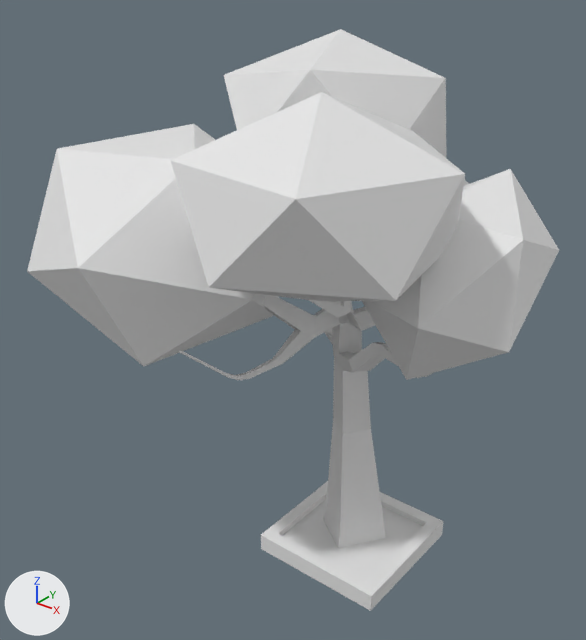
The glTF model Árvore.glb as it was, and as the next commit left it.
One viewpoint serves both versions: a 50 mm lens placed at (7.91, -11.92, 12.34), pointed at (-1.52, -0.13, 5.04). The lights are fixed; the arrows at lower left show +X, +Y and +Z. The first picture is the older version. Where no turn or scale is listed for an object, it has been applied to the vertices.

The first picture shows 'Leaves', 'Pot-convcol', 'Trunk-convcol'.
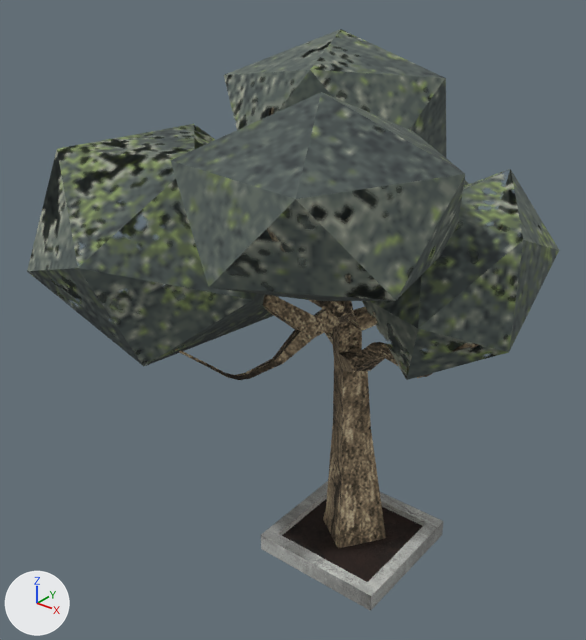
Pixel boxes [x1, y1, x2, y2] of what changed, in the pictures (586 x 640 px):
'Leaves', recoloured (white to grey)
    both: [27, 29, 559, 380]
'Trunk-convcol', recoloured (white to brown)
    both: [179, 295, 432, 549]
'Pot-convcol', recoloured (white to grey)
    both: [261, 481, 443, 611]

The change, as a list of edits to the scene's bpy script:
```text
Add img_trunktexture:
    img_trunktexture = load_image('TrunkTexture', '_unpacked/TrunkTexture', 500, 500, 'sRGB')
Add img_pottexture:
    img_pottexture = load_image('PotTexture', '_unpacked/PotTexture', 500, 500, 'sRGB')
Add img_leavestexture:
    img_leavestexture = load_image('LeavesTexture', '_unpacked/LeavesTexture', 300, 300, 'sRGB')
Add mat_material_067:
    mat_material_067 = principled_material('Material.067')
    mat_material_067.texture = img_trunktexture
    mat_material_067.roughness = 0.888
Add mat_material_069:
    mat_material_069 = principled_material('Material.069')
    mat_material_069.texture = img_pottexture
    mat_material_069.roughness = 0.931
Add mat_material_066:
    mat_material_066 = principled_material('Material.066')
    mat_material_066.texture = img_leavestexture  # with its transparency
    mat_material_066.roughness = 0.903
Change me_icosphere_002:
    where me_icosphere_002.from_pydata(...)  # 72 vertices, 120 faces; spans x -3.85..5.11, y -6.01..4.09, z -4.11..1.64
    add me_icosphere_002.materials.append(mat_material_066)  # picture img_leavestexture
Change me_cube_049:
    where me_cube_049.from_pydata(...)  # 16 vertices, 28 faces; spans x -1.46..1.46, y -1.46..1.46, z -0.2..0.2
    add me_cube_049.materials.append(mat_material_069)  # picture img_pottexture
Change me_cube_042:
    where me_cube_042.from_pydata(...)  # 284 vertices, 564 faces; spans x -3.75..3.25, y -3.57..4.34, z -0.39..9.39
    add me_cube_042.materials.append(mat_material_067)  # picture img_trunktexture
```
